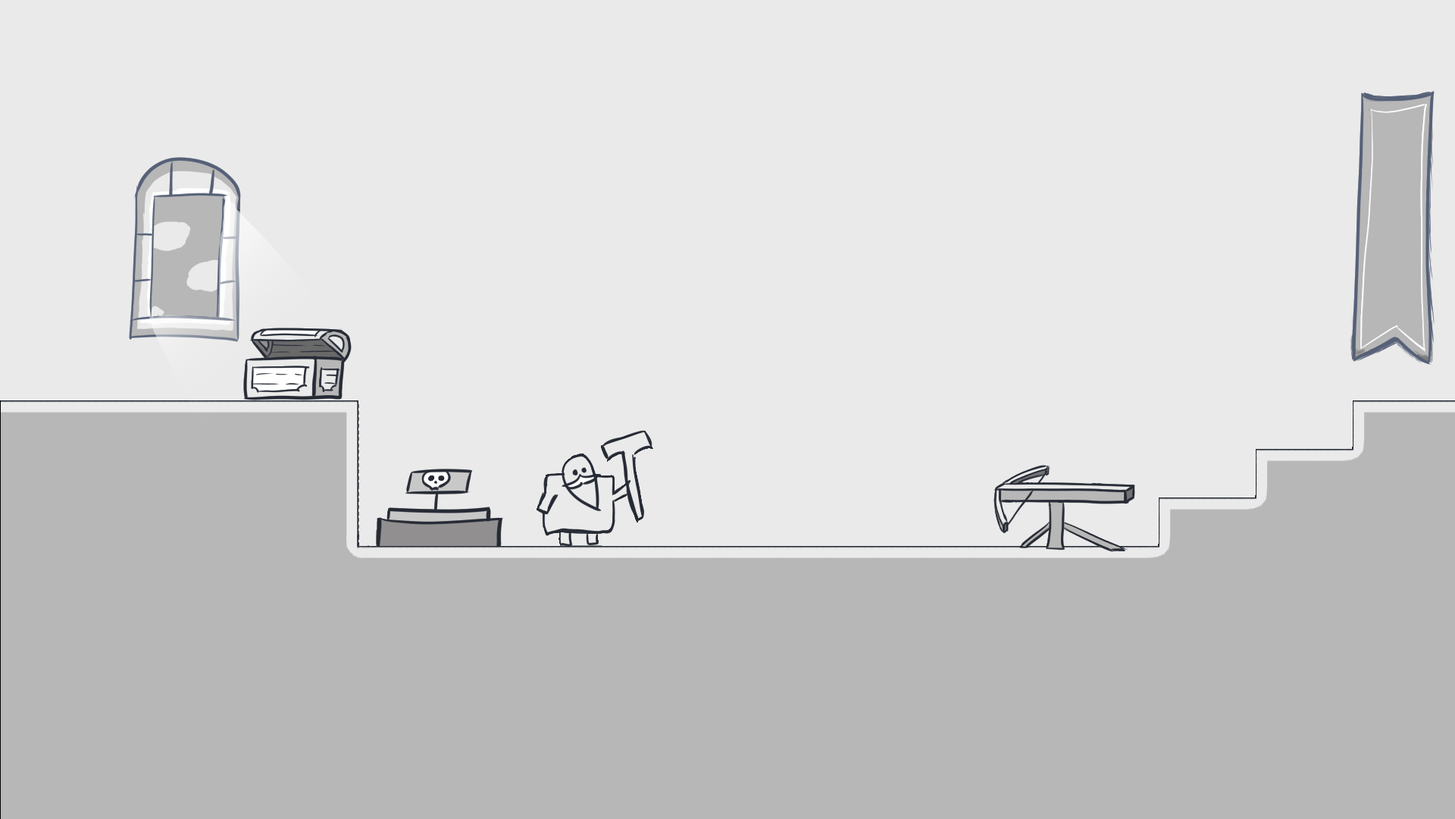
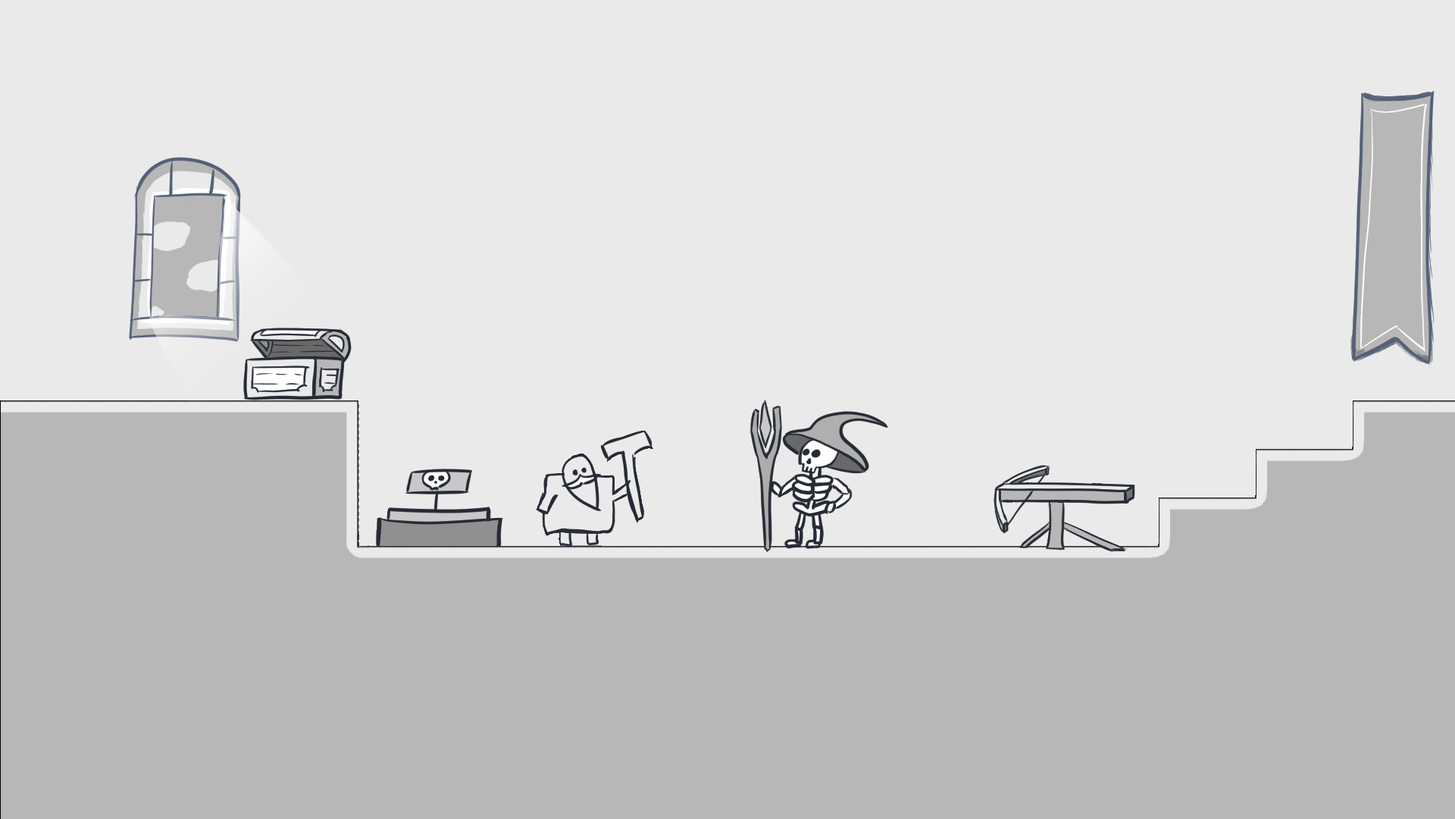
Layered file, before and after one edit (1455px x 819px). Changes by layer:
painted on "03_tmp.png" over [750, 399, 890, 552]
painted on "Background" over [750, 399, 890, 552]
